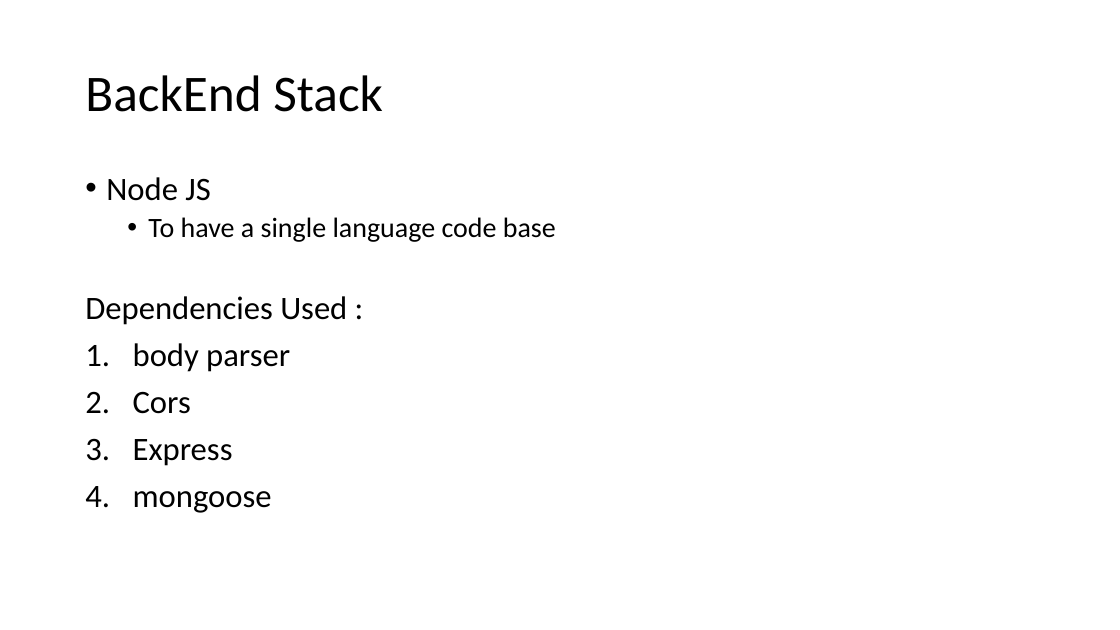
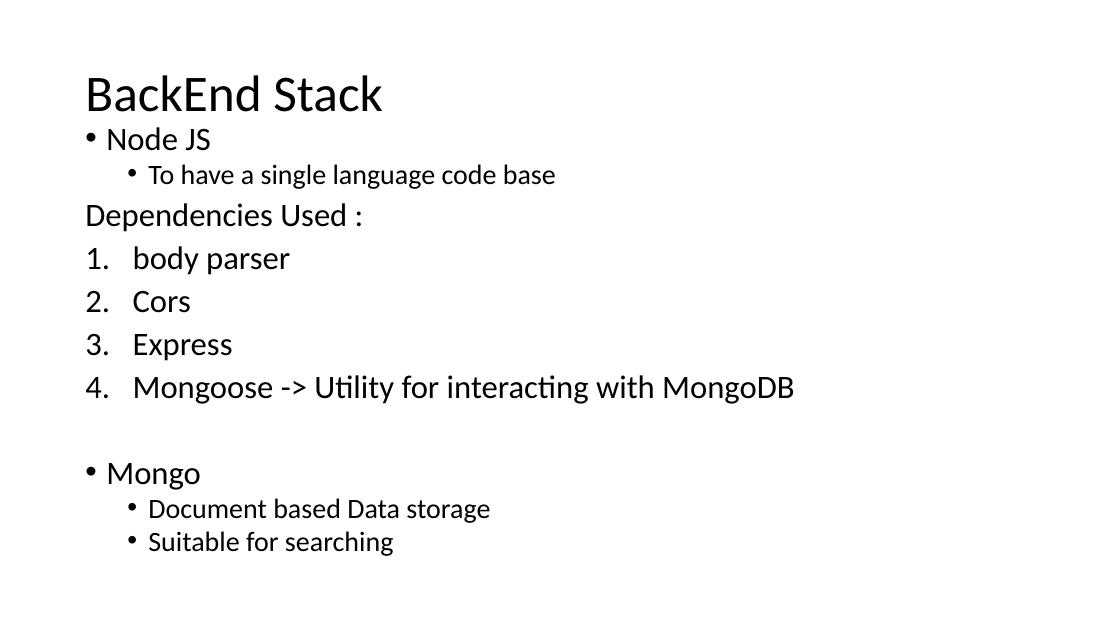
Before and after one commit to anandharshan/intuit2, a slide deck: slide 6 of Arch and decision choices.pptx. Drawn at 1120x630 pixels with LibreOffice and Linux fonts; fonts in the diff are those of the drawing. Boxes give left, top, right and bottom in pixels: in the first picture for what was removed or moved away, otherwise in the second. Text is boxed around its words. In the diff, an @@ line names an element or a change of style, - is before the commit and + after.

Commit message:
ppt changes

```diff
--- a/Arch and decision choices.pptx
+++ b/Arch and decision choices.pptx
@@ text "Node JS": place and size @@
-text "Node JS" at box(85, 177, 556, 513)
+text "Node JS" at box(85, 127, 794, 556)
@@ text at box(85, 127, 556, 361): line spacing 0.9 to 0.8 @@
@@ text at box(106, 375, 794, 556): text changed @@
-4. mongoose
+4. Mongoose -> Utility for interacting with MongoDB
+• Mongo
+  • Document based Data storage
+  • Suitable for searching
```
Also in this commit, not shown: 3 slides added.
